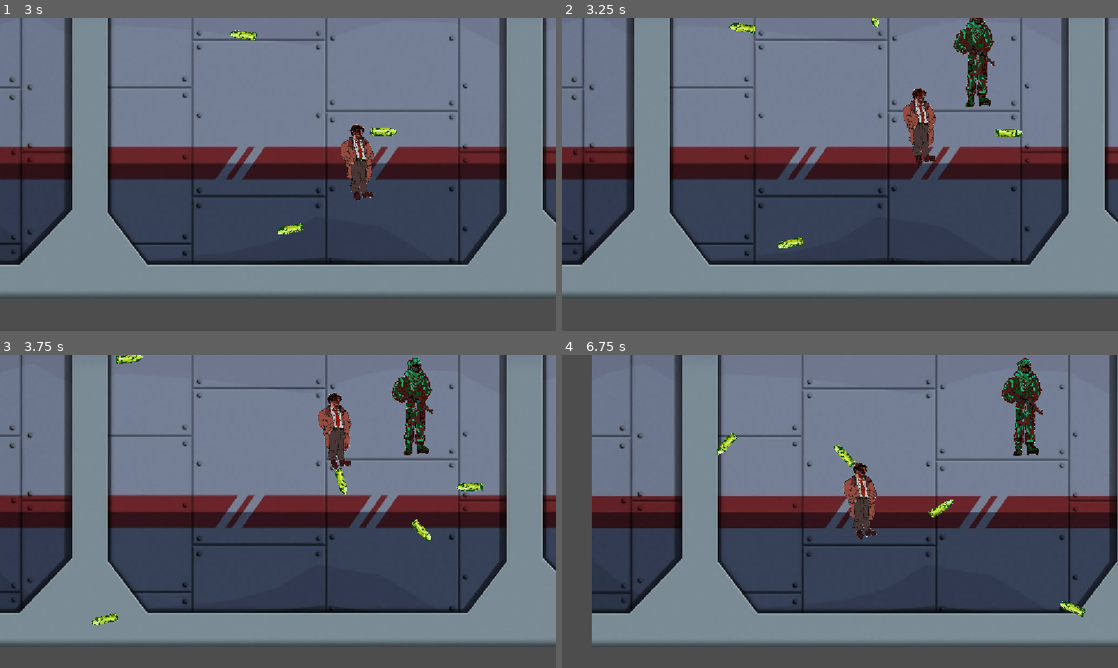
Above: before the commit, frames 1-4 (two rows, left to right).
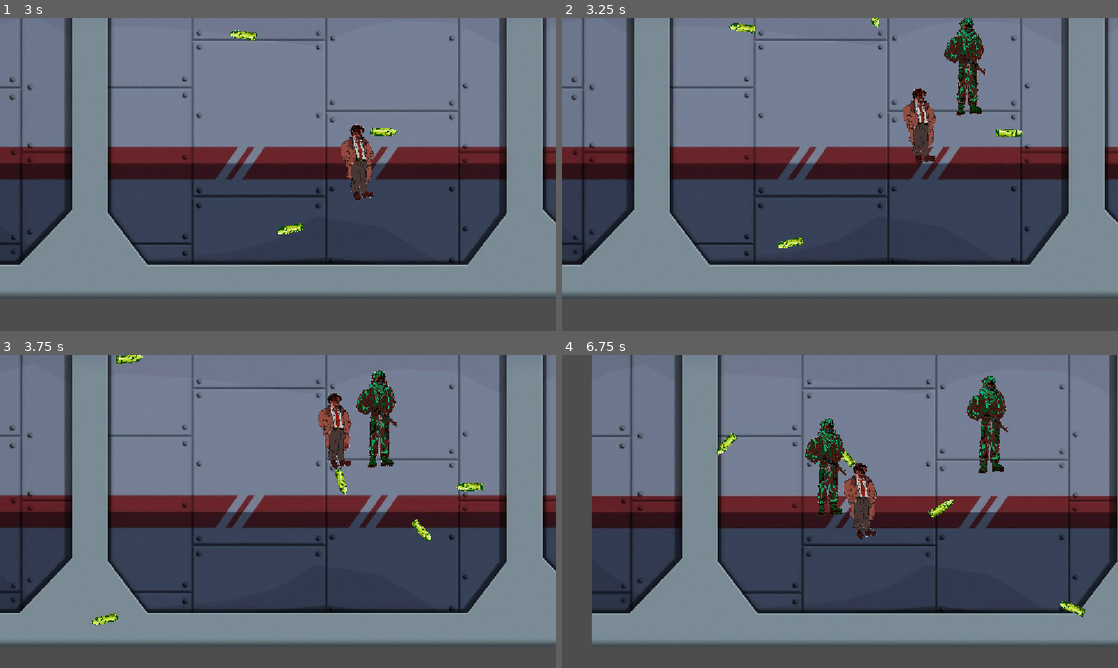
Above: after the commit, the same moments.

Repository: H4CkM4rT1/mr-bullet
Game: Godot game, scene res://node_2d.tscn
Same seed, same stepped clock (60 frames per second), same inputs: the game is played once before the commit and once after it.
Inputs (mouse positions are in pixels of both pictures, inside the frame that each line leads up to):
- Up to frame 1 (3 s): tap Enter at 0.5 s; move the mouse to (400, 158) at 0.52 s; press the mouse at (400, 158) at 0.53 s; hold Right (ui_right) 0.53-1.28 s; move the mouse to (166, 190) at 1.27 s; release the mouse at (166, 190) at 1.28 s; hold Down (ui_down) 1.28-2.03 s; click (166, 190) at 1.35 s; move the mouse to (333, 105) at 2.02 s; press the mouse at (333, 105) at 2.03 s; hold Right (ui_right) 2.03-2.78 s; move the mouse to (250, 237) at 2.77 s; release the mouse at (250, 237) at 2.78 s; hold Up (ui_up) from 2.78 s (still down); click (250, 237) at 2.85 s
- Up to frame 2 (3.25 s): keep holding Up (ui_up)
- Up to frame 3 (3.75 s): move the mouse to (444, 558) at 3.52 s; release Up (ui_up) at 3.53 s; press the mouse at (444, 558) at 3.53 s; hold Left (ui_left) from 3.53 s (still down)
- Up to frame 4 (6.75 s): move the mouse to (673, 464) at 4.27 s; release the mouse at (673, 464) at 4.28 s; click (673, 464) at 4.35 s; move the mouse to (867, 511) at 5.02 s; release Left (ui_left) at 5.03 s; press the mouse at (867, 511) at 5.03 s; hold Down (ui_down) 5.03-5.78 s; move the mouse to (756, 433) at 5.77 s; release the mouse at (756, 433) at 5.78 s; hold Right (ui_right) 5.78-6.53 s; click (756, 433) at 5.85 s; move the mouse to (962, 495) at 6.52 s; press the mouse at (962, 495) at 6.53 s; hold Up (ui_up) from 6.53 s (still down)

Frame 1 is identical in both runs. In frame 2, 1.6% of the frame differs, in the area x 68-78%, y 0-32%; in frame 3, 2.5%; in frame 4, 3.7%, in the area x 43-87%, y 0-52%.
Error before the commit: Parse Error: Identifier "player" not declared in the current scope. (res://enemy.gd:9)

Commit message:
juego casi completo

Diff:
--- a/enemy.gd
+++ b/enemy.gd
@@ -4,6 +4,7 @@
 @export var speed: float = 150.0
 @export var health: int = 1
 
+var player: Node2D = null
 
 func _ready() -> void:
 	player = get_tree().get_first_node_in_group("player")
Not shown, added: export_presets.cfg
Not shown, added: export/MrBullet.pck
Not shown, added: export/index.apple-touch-icon.png
Not shown, added: export/index.apple-touch-icon.zip
Not shown, added: export/index.audio.position.worklet.js
Not shown, added: export/index.audio.worklet.js
Not shown, added: export/index.icon.png
Not shown, added: export/index.js
Not shown, added: export/index.pck
Not shown, added: export/index.png
Not shown, added: export/index.wasm
